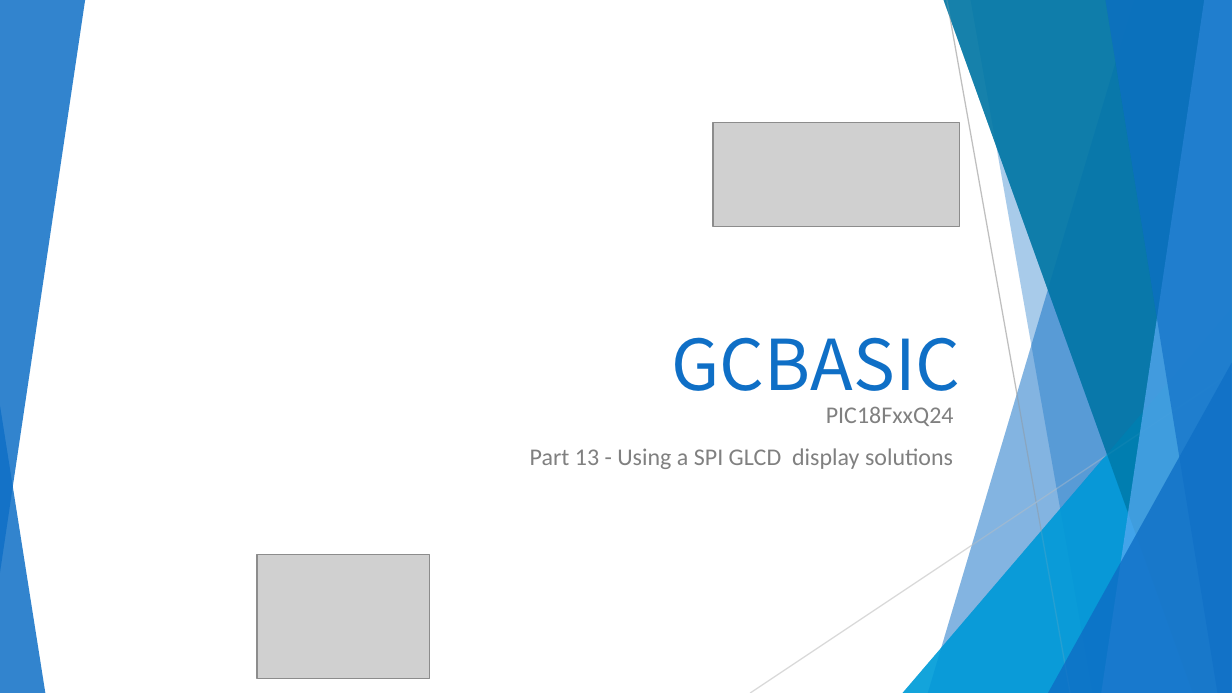
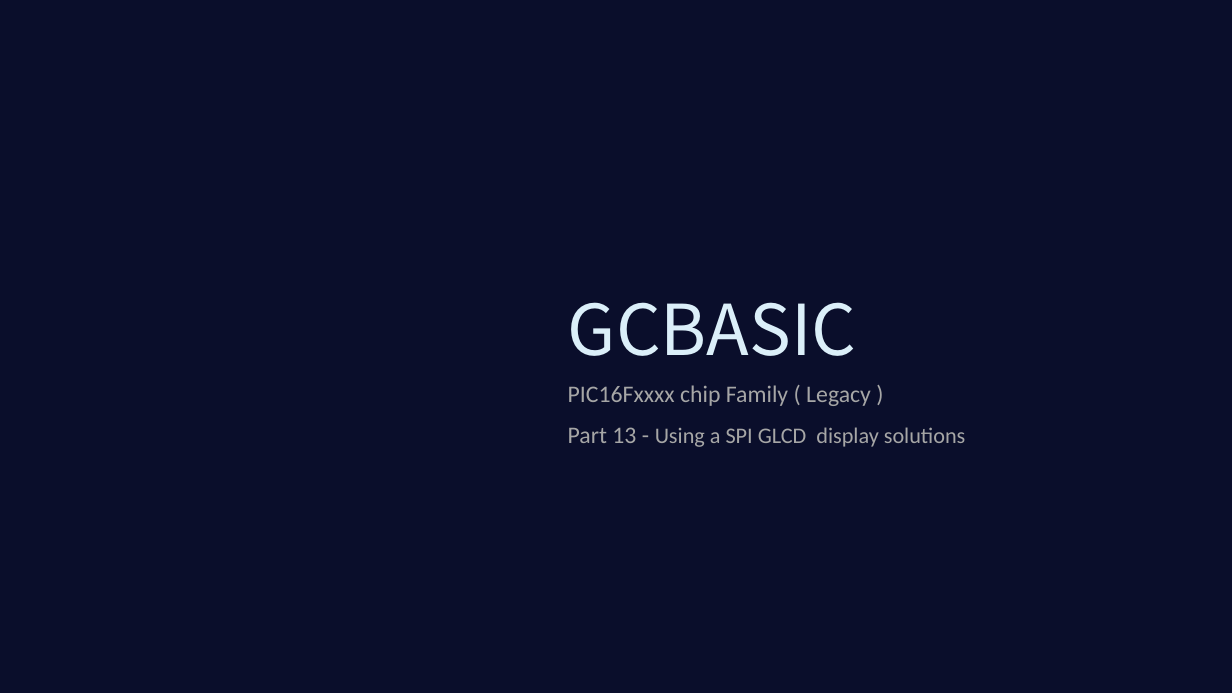
Before and after one commit to GreatCowBASIC/Demonstration_Sources, a slide deck: slide 18 of Vendor_Boards/Microchip_PICDEM 2 plus_board_2010/tutorials/GCBASIC_Part13_GLCD_SPI.pptx (slide 17 before the commit). Drawn at 1232x693 pixels with LibreOffice and Linux fonts; fonts in the diff are those of the drawing; grey boxes stand for pictures; background and template pictures are left out; a plain dark background stands for a picture behind light text. Boxes give left, top, right and bottom in pixels: in the first picture for what was removed or moved away, otherwise in the second. Text is boxed around its words. In the diff, an @@ line names an element or a change of style, - is before the commit and + after.

Commit message:
Updated 16Fxxxx tutorials

```diff
--- a/Vendor_Boards/Microchip_PICDEM 2 plus_board_2010/tutorials/GCBASIC_Part13_GLCD_SPI.pptx
+++ b/Vendor_Boards/Microchip_PICDEM 2 plus_board_2010/tutorials/GCBASIC_Part13_GLCD_SPI.pptx
@@ group removed at (0, 0, 1232, 692): 5 freeform shapes, 3 triangles @@
@@ rectangle added at (0, 0, 1232, 692), fill #0A0E2B @@
@@ picture removed at (713, 123, 960, 227) @@
@@ title "GCBASIC": place and size @@
-title "GCBASIC" at (672, 337, 961, 408)
+title "GCBASIC" at (568, 302, 857, 356)
@@ title "GCBASIC" at (568, 302, 857, 356): text colour #0F6FC6 to #DBEFF9; alignment right to left @@
@@ text "PIC16Fxxxx chip Family ( Legacy ...": place and size @@
-text "PIC16Fxxxx chip Family ( Legacy ..." at (530, 406, 954, 469)
+text "PIC16Fxxxx chip Family ( Legacy ..." at (568, 385, 966, 447)
@@ text at (568, 385, 871, 406): text changed; size 14 to 13.9 pt; text colour #808080 to #A6A6A6 @@
-PIC18FxxQ24
+PIC16Fxxxx chip Family ( Legacy )
@@ text at (568, 427, 966, 447): size 14 to 13.9 pt in "Part 13 -"; size 14 to 12.9 pt in "Using a SPI GLCD display solutions"; text colour #808080 to #A6A6A6 in "Part 13 - Using a SPI GLCD ..."; alignment right to left @@
@@ picture removed at (257, 554, 430, 679) @@
```
Also in this commit, not shown: 13 other slides changed, 2 slides added, 1 slide removed, 58 other files.
